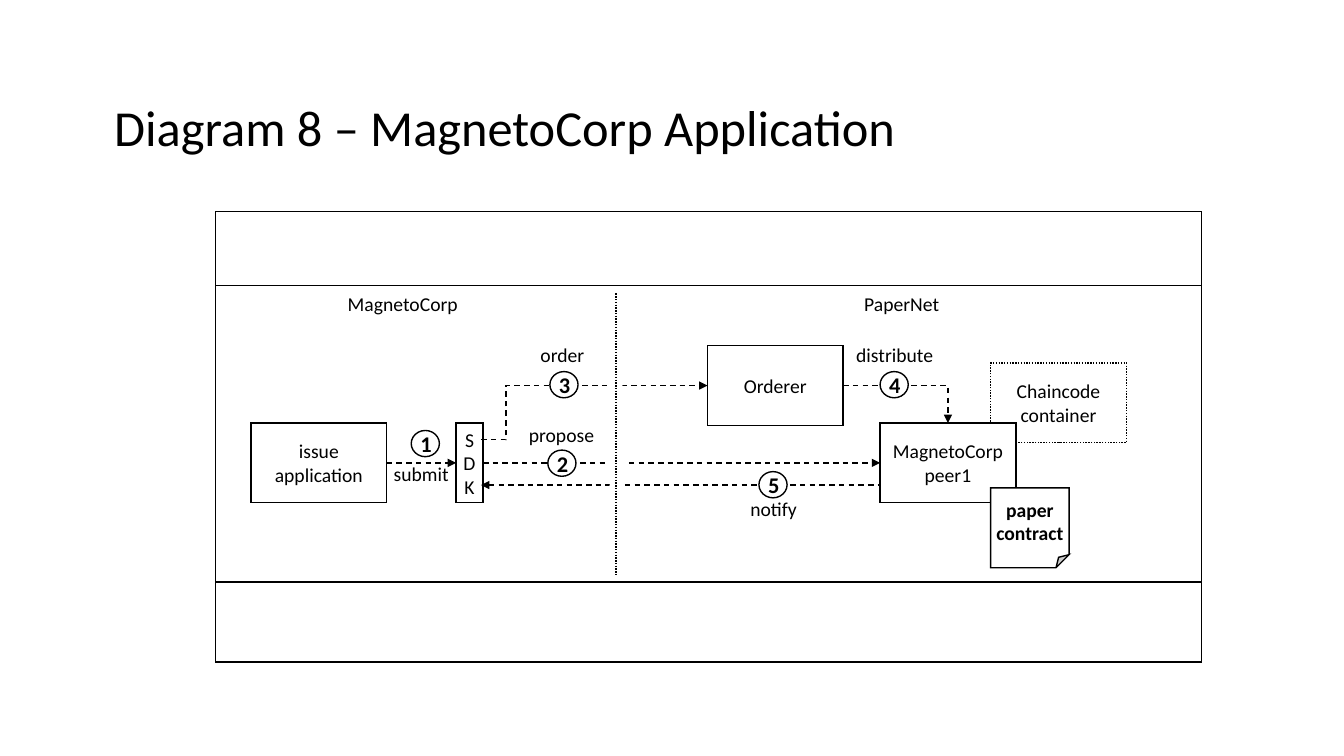
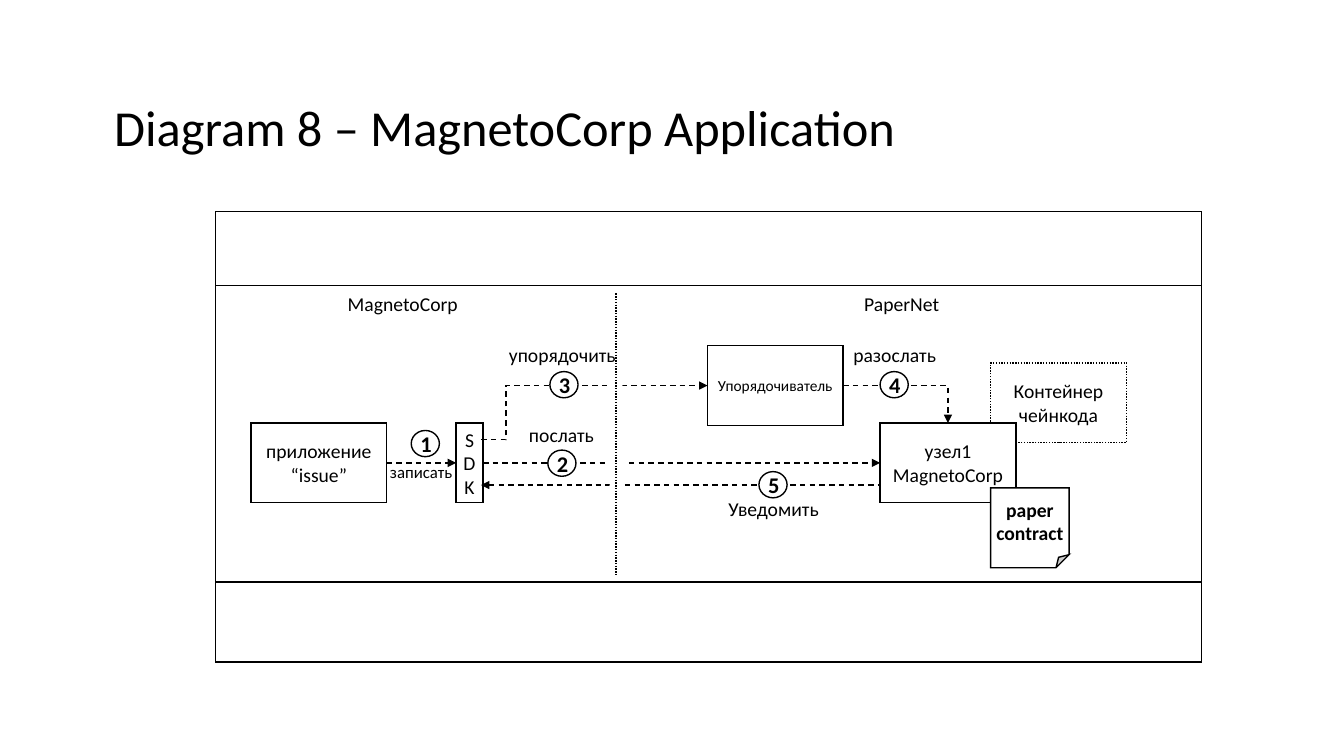
Before and after one commit to hyperledger/fabric-docs-i18n, a slide deck: slide 16 of docs/locale/ru_RU/source/tutorial/diagrams.pptx. Drawn at 1344x756 pixels with LibreOffice and Linux fonts; fonts in the diff are those of the drawing. Boxes give left, top, right and bottom in pixels: in the first picture for what was removed or moved away, otherwise in the second. Text is boxed around its words. In the diff, an @@ line names an element or a change of style, - is before the commit and + after.

```diff
--- a/docs/locale/ru_RU/source/tutorial/diagrams.pptx
+++ b/docs/locale/ru_RU/source/tutorial/diagrams.pptx
@@ text at <box>509,346,616,367</box>: text changed @@
-order
+упорядочить
@@ text at <box>853,352,936,365</box>: text changed @@
-distribute
+разослать
@@ text in rectangle at <box>718,381,832,394</box>: text changed; size 14 to 11 pt @@
-Orderer
+Упорядочиватель
@@ text in rectangle at <box>1014,384,1104,426</box>: text changed @@
-Chaincode container
+Контейнер чейнкода
@@ text in rectangle at <box>266,448,371,482</box>: text changed @@
-issue application
+приложение “issue”
@@ text at <box>529,432,594,442</box>: text changed @@
-propose
+послать
@@ text in rectangle at <box>925,445,972,461</box>: paragraph added @@
+узел1
@@ text at <box>390,465,452,478</box>: text changed; size 14 to 12 pt @@
-submit
+записать
@@ text in rectangle at <box>925,469,972,485</box>: paragraph removed @@
-peer1
@@ text at <box>728,503,818,520</box>: text changed @@
-notify
+Уведомить
```
Also in this commit, not shown: 11 other slides changed, 12 other files.
